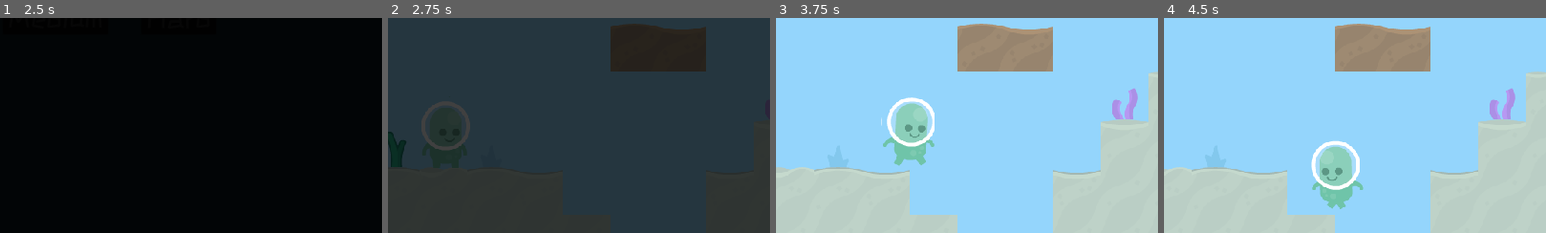
Above: before the commit, frames 1-4 (left to right).
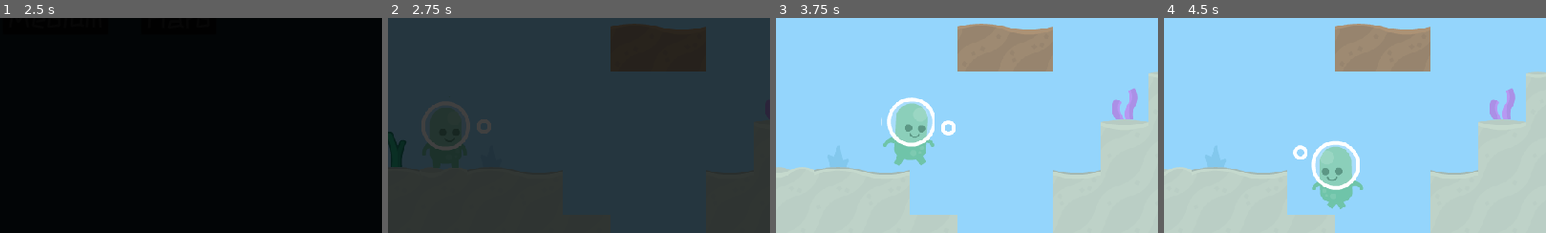
Above: after the commit, the same moments.

Repository: cpvanlue/dive-bug
Game: Godot game, scene res://MainMenu/MainMenu.tscn
Two runs of this game, one before a commit and one after it. Both use one fixed random seed, a clock stepped at 60 frames per second and the inputs below.
Inputs:
- Up to frame 1 (2.5 s): click "Play" at 0.5 s; click "Play" at 1.25 s; click "Easy" at 2 s
- Up to frame 2 (2.75 s): no input
- Up to frame 3 (3.75 s): tap Enter (shoot) at 2.75, 2.85 s; hold D (right) from 2.78 s (still down); tap Shift (sprint) at 3.6 s
- Up to frame 4 (4.5 s): release D (right) at 4.28 s; hold A (left) from 4.28 s (still down); tap Space (swim) at 4.35 s
The pictures show only the part of the screen within x 43-93%, y 50-100%; the shares and areas given below are measured in that part.

Frame 1 is identical in both runs. In frame 2, 0.2% of the frame differs, in the area x 23-27%, y 47-54%; in frame 3, 0.2%, in the area x 43-47%, y 47-55%; in frame 4, 0.2%.

Commit message:
Add bubbles animation to Player

Diff:
--- a/Player/Player.gd
+++ b/Player/Player.gd
@@ -11,6 +11,10 @@
 var lethal := true
 var immunity := false
 var velocity := Vector2(0, 0)
+
+
+func _ready():
+	$Sprite/AnimationPlayer.play("bubblesRight")
 
 
 func _physics_process(delta: float) -> void:
@@ -62,6 +66,7 @@
 		if Input.is_action_pressed("sprint"):
 			velocity.x = -speed * 1.5
 		$Animations/AnimatedSprite.flip_h = true
+		$Sprite/AnimationPlayer.play("bubblesLeft")
 		if is_on_floor():
 			velocity.x = velocity.x / 1.25
 			if !immunity:
@@ -71,6 +76,7 @@
 		if Input.is_action_pressed("sprint"):
 			velocity.x = speed * 1.5
 		$Animations/AnimatedSprite.flip_h = false
+		$Sprite/AnimationPlayer.play("bubblesRight")
 		if is_on_floor():
 			velocity.x = velocity.x / 1.25
 			if !immunity:
--- a/Player/Player.tscn
+++ b/Player/Player.tscn
@@ -1,7 +1,8 @@
-[gd_scene load_steps=14 format=2]
+[gd_scene load_steps=17 format=2]
 
 [ext_resource path="res://Player/p1_spritesheet.png" type="Texture" id=1]
 [ext_resource path="res://Player/Player.gd" type="Script" id=2]
+[ext_resource path="res://Player/fishTile_125.png" type="Texture" id=3]
 
 [sub_resource type="CapsuleShape2D" id=1]
 radius = 35.3457
@@ -10,64 +11,64 @@
 [sub_resource type="AtlasTexture" id=2]
 flags = 4
 atlas = ExtResource( 1 )
-region = Rect2( 0, 96, 72, 96 )
+region = Rect2( 216, 96, 72, 96 )
 
 [sub_resource type="AtlasTexture" id=3]
 flags = 4
 atlas = ExtResource( 1 )
-region = Rect2( 72, 96, 72, 96 )
+region = Rect2( 0, 96, 72, 96 )
 
 [sub_resource type="AtlasTexture" id=4]
 flags = 4
 atlas = ExtResource( 1 )
-region = Rect2( 0, 0, 72, 96 )
+region = Rect2( 72, 96, 72, 96 )
 
 [sub_resource type="AtlasTexture" id=5]
 flags = 4
 atlas = ExtResource( 1 )
-region = Rect2( 0, 96, 72, 96 )
+region = Rect2( 0, 0, 72, 96 )
 
 [sub_resource type="AtlasTexture" id=6]
 flags = 4
 atlas = ExtResource( 1 )
-region = Rect2( 0, 0, 72, 96 )
+region = Rect2( 0, 96, 72, 96 )
 
 [sub_resource type="AtlasTexture" id=7]
 flags = 4
 atlas = ExtResource( 1 )
-region = Rect2( 144, 0, 72, 96 )
+region = Rect2( 0, 0, 72, 96 )
 
 [sub_resource type="AtlasTexture" id=8]
 flags = 4
 atlas = ExtResource( 1 )
-region = Rect2( 72, 0, 72, 96 )
+region = Rect2( 144, 0, 72, 96 )
 
 [sub_resource type="AtlasTexture" id=9]
 flags = 4
 atlas = ExtResource( 1 )
-region = Rect2( 216, 96, 72, 96 )
+region = Rect2( 72, 0, 72, 96 )
 
 [sub_resource type="SpriteFrames" id=10]
 animations = [ {
-"frames": [ SubResource( 2 ), SubResource( 3 ), SubResource( 4 ) ],
+"frames": [ SubResource( 2 ) ],
+"loop": true,
+"name": "idle",
+"speed": 5.0
+}, {
+"frames": [ SubResource( 3 ), SubResource( 4 ), SubResource( 5 ) ],
 "loop": false,
 "name": "swim",
 "speed": 10.0
 }, {
-"frames": [ SubResource( 5 ), null ],
+"frames": [ SubResource( 6 ), null ],
 "loop": true,
 "name": "dead",
 "speed": 10.0
 }, {
-"frames": [ SubResource( 6 ), SubResource( 7 ), SubResource( 8 ) ],
+"frames": [ SubResource( 7 ), SubResource( 8 ), SubResource( 9 ) ],
 "loop": true,
 "name": "walk",
 "speed": 8.0
-}, {
-"frames": [ SubResource( 9 ) ],
-"loop": true,
-"name": "idle",
-"speed": 5.0
 } ]
 
 [sub_resource type="Animation" id=11]
@@ -103,6 +104,62 @@
 "times": PoolRealArray( 0, 0.4, 1 )
 }
 
+[sub_resource type="Animation" id=13]
+resource_name = "bubblesLeft"
+loop = true
+tracks/0/type = "value"
+tracks/0/path = NodePath(".:position")
+tracks/0/interp = 1
+tracks/0/loop_wrap = true
+tracks/0/imported = false
+tracks/0/enabled = true
+tracks/0/keys = {
+"times": PoolRealArray( 0, 0.4, 1 ),
+"transitions": PoolRealArray( 1, 1, 1 ),
+"update": 0,
+"values": [ Vector2( -46.3577, 3.03065 ), Vector2( -54.7762, -40.7454 ), Vector2( -62.0722, -69.3681 ) ]
+}
+tracks/1/type = "value"
+tracks/1/path = NodePath(".:scale")
+tracks/1/interp = 1
+tracks/1/loop_wrap = true
+tracks/1/imported = false
+tracks/1/enabled = true
+tracks/1/keys = {
+"times": PoolRealArray( 0, 0.4, 1 ),
+"transitions": PoolRealArray( 1, 1, 1 ),
+"update": 0,
+"values": [ Vector2( 1, 1 ), Vector2( 0.6, 0.6 ), Vector2( 0.2, 0.2 ) ]
+}
+
+[sub_resource type="Animation" id=12]
+resource_name = "bubblesRight"
+loop = true
+tracks/0/type = "value"
+tracks/0/path = NodePath(".:position")
+tracks/0/interp = 1
+tracks/0/loop_wrap = true
+tracks/0/imported = false
+tracks/0/enabled = true
+tracks/0/keys = {
+"times": PoolRealArray( 0, 0.5, 1 ),
+"transitions": PoolRealArray( 1, 1, 1 ),
+"update": 0,
+"values": [ Vector2( 49.3883, 9.54094 ), Vector2( 62.8578, -13.4695 ), Vector2( 71.8375, -49.0142 ) ]
+}
+tracks/1/type = "value"
+tracks/1/path = NodePath(".:scale")
+tracks/1/interp = 1
+tracks/1/loop_wrap = true
+tracks/1/imported = false
+tracks/1/enabled = true
+tracks/1/keys = {
+"times": PoolRealArray( 0, 0.5, 1 ),
+"transitions": PoolRealArray( 1, 1, 1 ),
+"update": 0,
+"values": [ Vector2( 1, 1 ), Vector2( 0.6, 0.6 ), Vector2( 0.2, 0.2 ) ]
+}
+
 [node name="Player" type="KinematicBody2D"]
 collision_layer = 0
 collision_mask = 3
@@ -128,4 +185,14 @@
 
 [node name="ImmunityTimer" type="Timer" parent="Animations"]
 
+[node name="Sprite" type="Sprite" parent="."]
+position = Vector2( -62.0722, -69.3681 )
+scale = Vector2( 0.2, 0.2 )
+texture = ExtResource( 3 )
+
+[node name="AnimationPlayer" type="AnimationPlayer" parent="Sprite"]
+method_call_mode = 1
+anims/bubblesLeft = SubResource( 13 )
+anims/bubblesRight = SubResource( 12 )
+
 [connection signal="animation_finished" from="Animations/AnimatedSprite" to="." method="_on_AnimatedSprite_animation_finished"]
Binary file added: Player/fishTile_125.png
